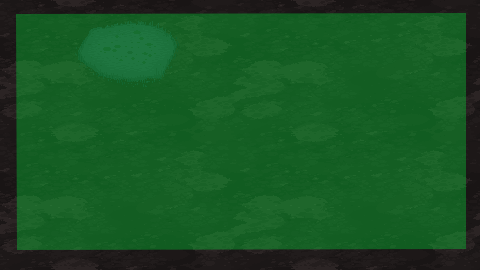
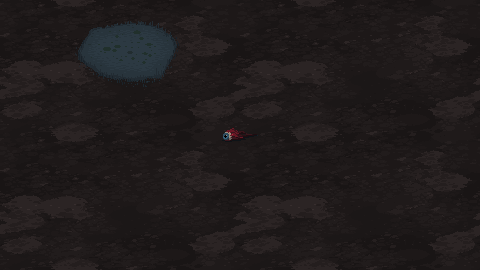
Before/after of a (480, 270) layered artwork. What changed in the layer stack:
hid group "Areas" (1 layers) over [16, 13, 466, 250]
added layer "Layer 1" in group "Threshold.png" over [222, 128, 258, 142]
